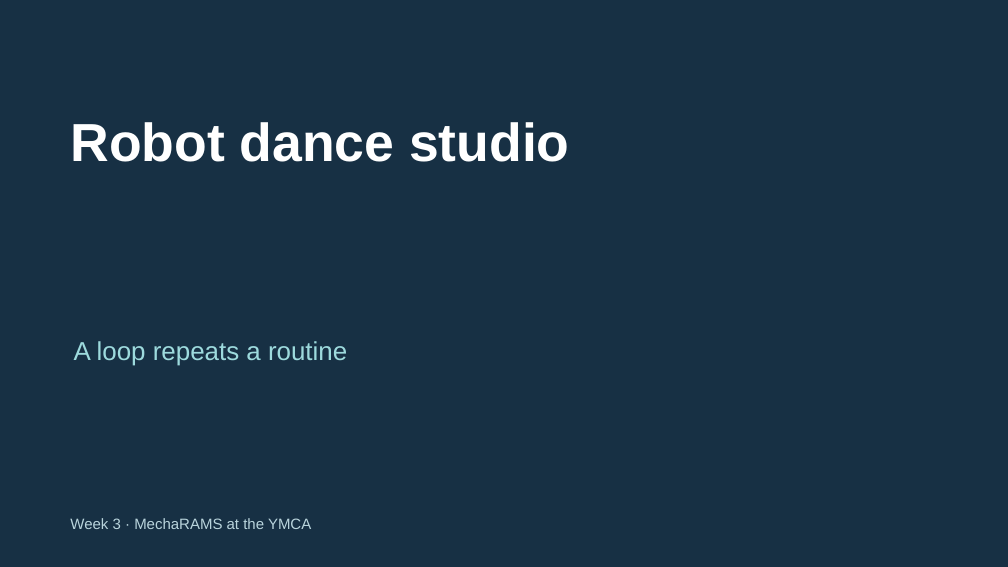
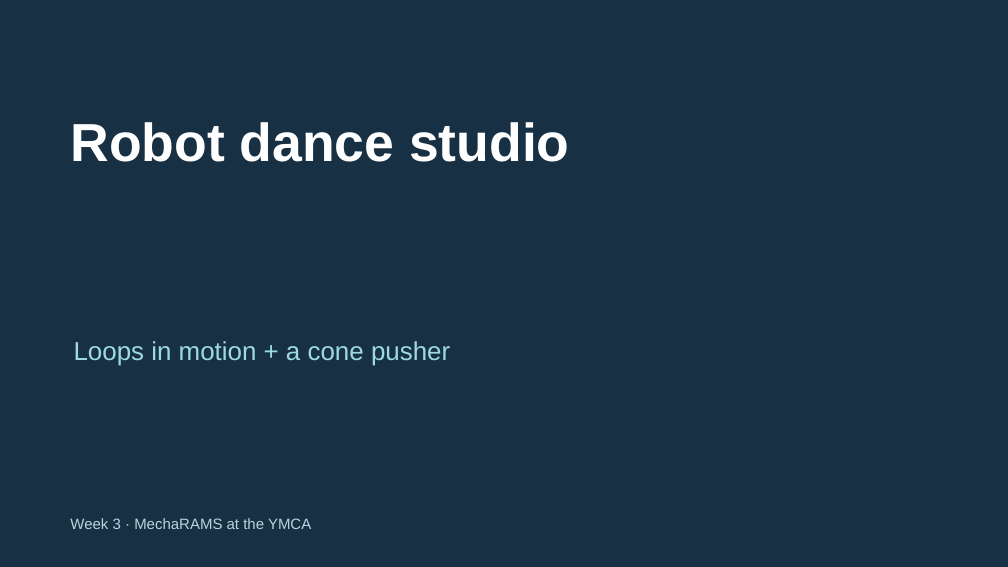
Before and after one commit to FRC999/YMCA-SPIKE-education, a slide deck: slide 1 of 03_Presentations/W03_dance.pptx. Drawn at 1008x567 pixels with LibreOffice and Linux fonts; fonts in the diff are those of the drawing. Boxes give left, top, right and bottom in pixels: in the first picture for what was removed or moved away, otherwise in the second. Text is boxed around its words. In the diff, an @@ line names an element or a change of style, - is before the commit and + after.

Commit message:
Replace Week 3 character build with cone pusher and teach build steps in slides

```diff
--- a/03_Presentations/W03_dance.pptx
+++ b/03_Presentations/W03_dance.pptx
@@ text at bbox=[74, 341, 450, 366]: text changed @@
-A loop repeats a routine
+Loops in motion + a cone pusher
```
Also in this commit, not shown: 2 other slides changed, 2 slides added, 1 slide removed, 30 other files.
